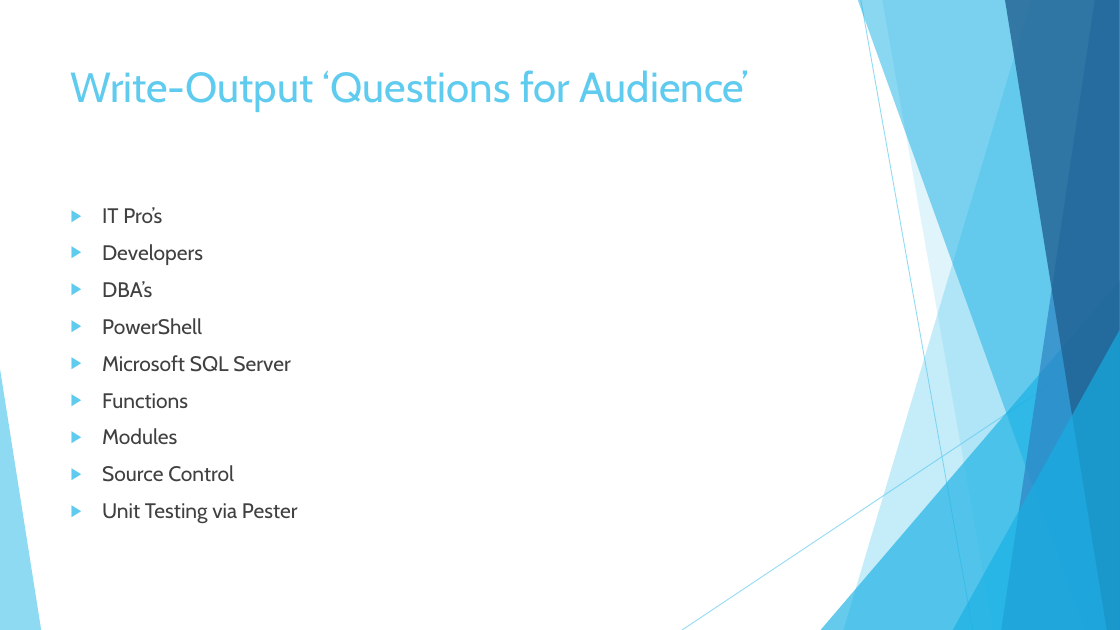
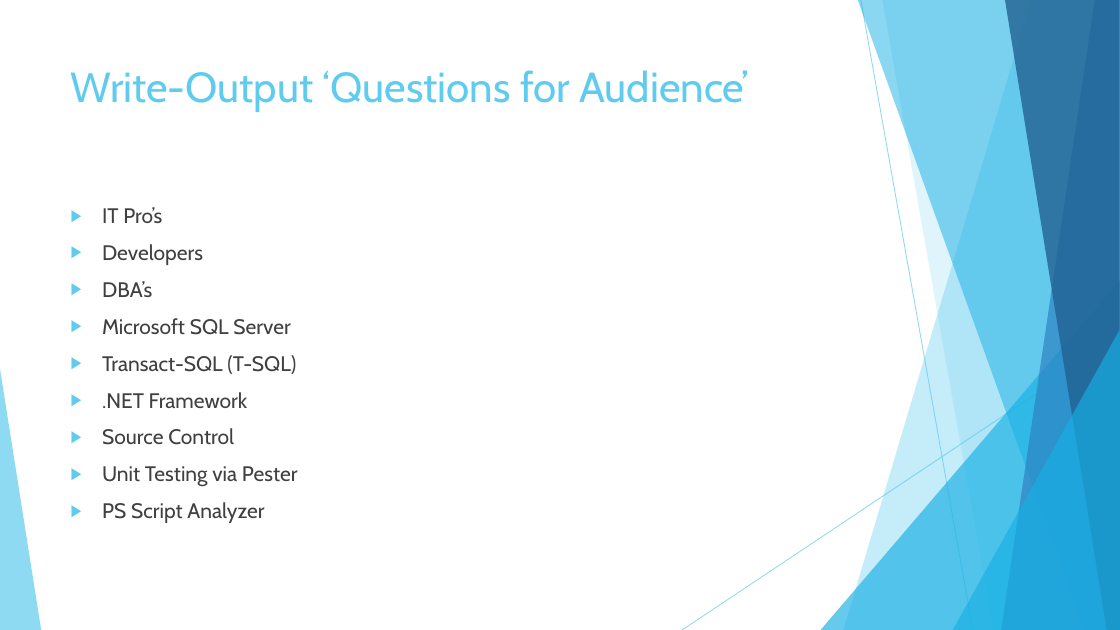
Before and after one commit to Sreekanth-1729/Powershell, a slide deck: slide 3 of PowerShell and DevOps Global Summit 2016/Unconventional SQL Server Tools in PowerShell/Unconventional SQL Server Tools in PowerShell.pptx. Drawn at 1120x630 pixels with LibreOffice and Linux fonts; fonts in the diff are those of the drawing. Boxes give left, top, right and bottom in pixels: in the first picture for what was removed or moved away, otherwise in the second. Text is boxed around its words. In the diff, an @@ line names an element or a change of style, - is before the commit and + after.

```diff
--- a/PowerShell and DevOps Global Summit 2016/Unconventional SQL Server Tools in PowerShell/Unconventional SQL Server Tools in PowerShell.pptx
+++ b/PowerShell and DevOps Global Summit 2016/Unconventional SQL Server Tools in PowerShell/Unconventional SQL Server Tools in PowerShell.pptx
@@ text at [102,318,202,335]: paragraph removed @@
-▶ PowerShell
@@ text at [102,355,296,408]: text changed @@
-▶ Functions
-▶ Modules
+▶ Transact-SQL (T-SQL)
+▶ .NET Framework
@@ text at [102,502,264,523]: paragraph added @@
+▶ PS Script Analyzer
```
Also in this commit, not shown: 5 other slides changed, 1 slide added, 1 other file.
